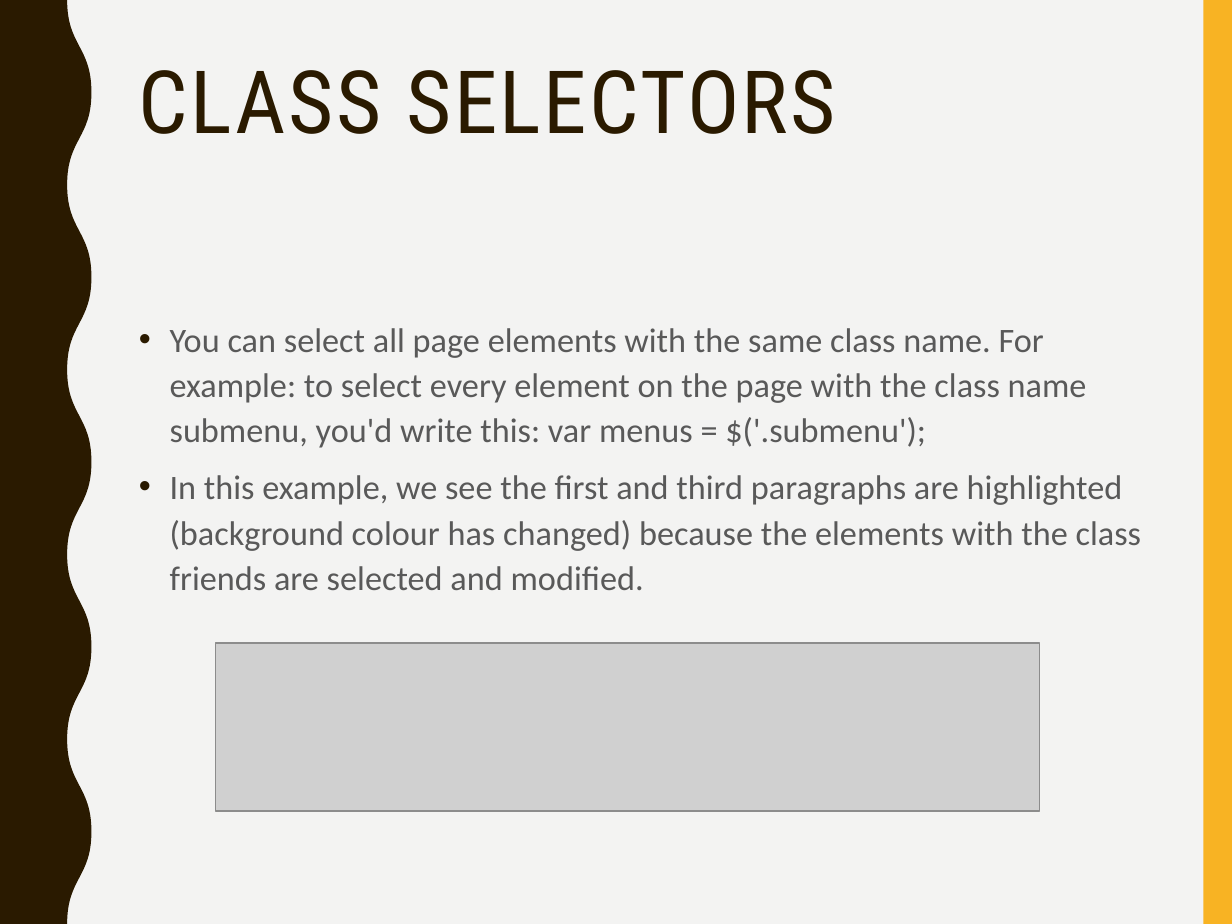
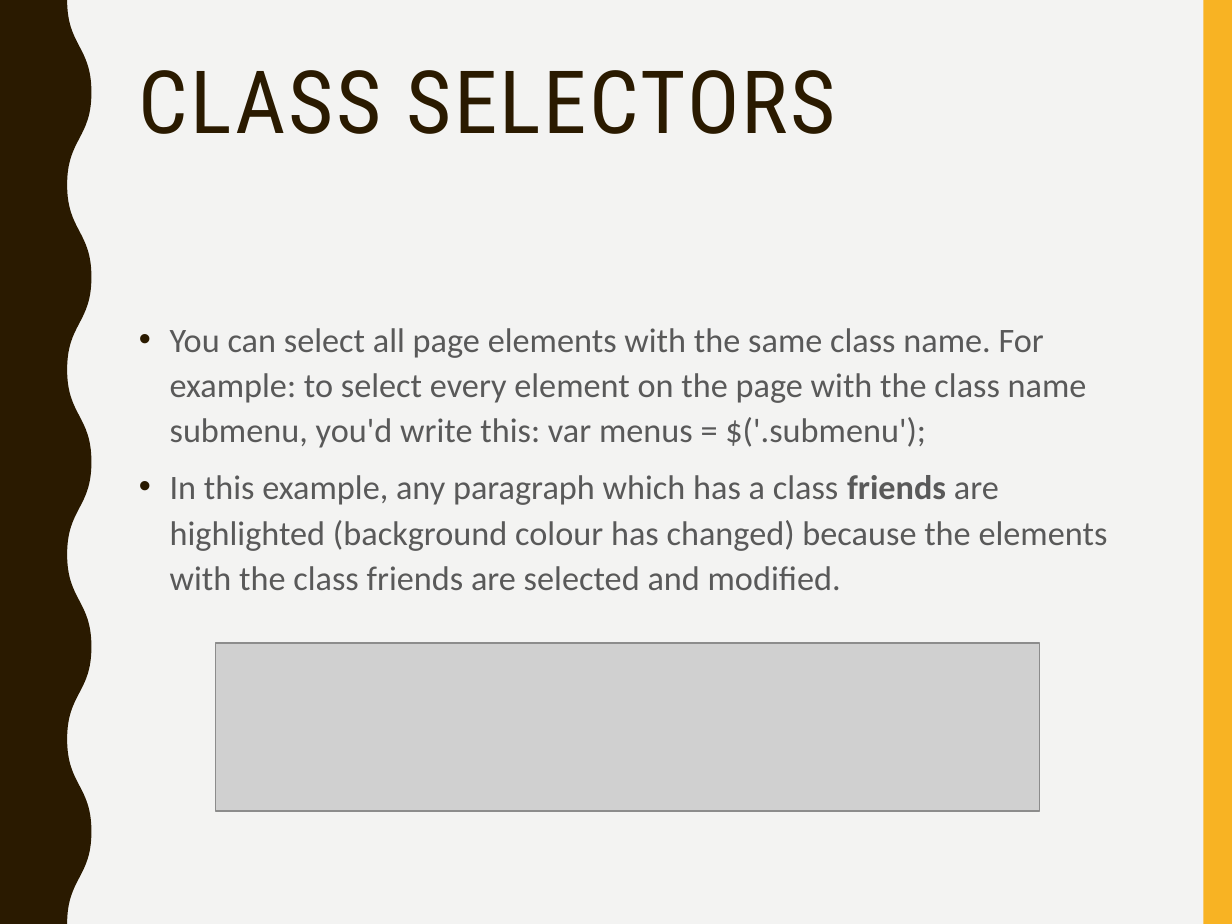
Before and after one commit to mlyngweb1/Website-Development-2-src, a slide deck: slide 10 of topic-05-jQuery-1/talk-1/talk-1.pptx. Drawn at 1232x924 pixels with LibreOffice and Linux fonts; fonts in the diff are those of the drawing; grey boxes stand for pictures. Boxes give left, top, right and bottom in pixels: in the first picture for what was removed or moved away, otherwise in the second. Text is boxed around its words. In the diff, an @@ line names an element or a change of style, - is before the commit and + after.

```diff
--- a/topic-05-jQuery-1/talk-1/talk-1.pptx
+++ b/topic-05-jQuery-1/talk-1/talk-1.pptx
@@ text at (170, 475, 1108, 590): text changed @@
-• In this example, we see the first and third paragraphs are highlighted (background colour has changed) because the elements with the class friends are selected and modified.
+• In this example, any paragraph which has a class friends are highlighted (background colour has changed) because the elements with the class friends are selected and modified.
```
Also in this commit, not shown: 3 other slides changed, 1 slide added, 1 slide removed, 2 other files.
